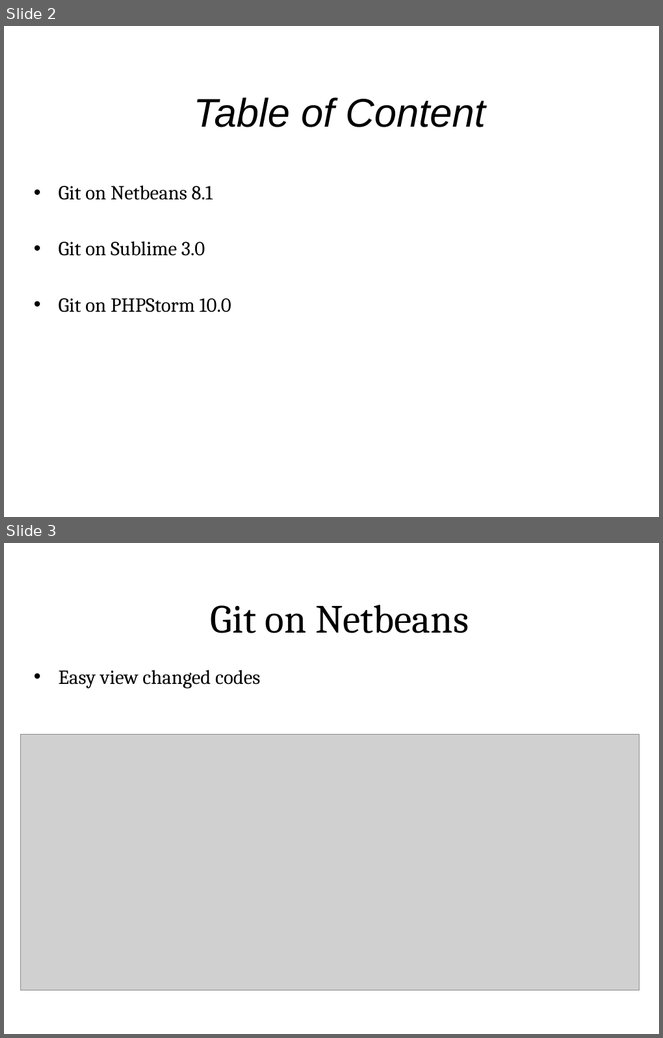
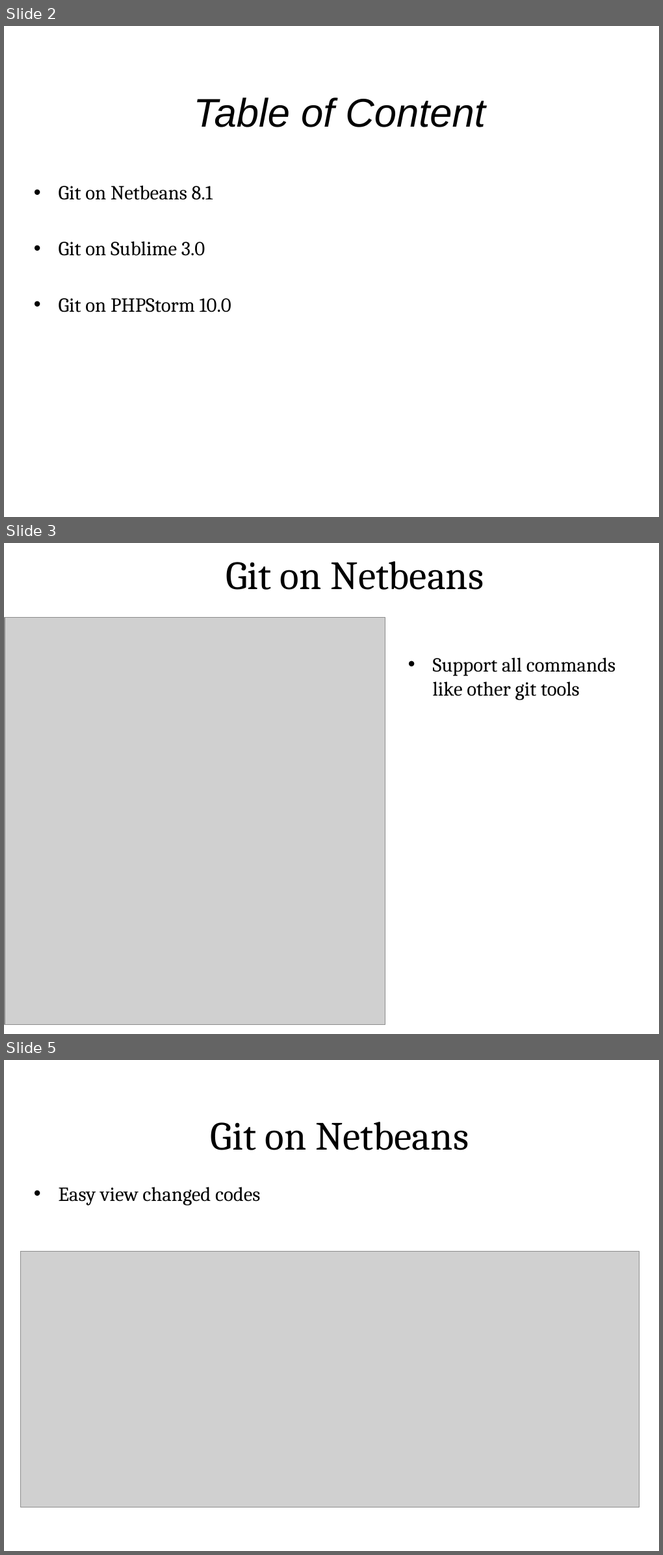
Before and after one commit to sonvq-qsoftvn/Git-IDE-tool, a slide deck: QS_Training_GIT_IDE_Tool_SonVQ.pptx. Shown one above the other, each under a label of ours: slides 2 and 3 before the commit, slides 2, 3 and 5 after it; the slides between them are not shown. The pictures are 663x1038 and 663x1555 pixels, drawn with LibreOffice and Linux fonts; fonts in the diff are those of the drawing; grey boxes stand for pictures; background and template pictures are left out. Boxes give left, top, right and bottom in pixels: in the first picture for what was removed or moved away, otherwise in the second. Text is boxed around its words. In the diff, an @@ line names an element or a change of style, - is before the commit and + after.

Commit message:
commit update slide

```diff
--- a/QS_Training_GIT_IDE_Tool_SonVQ.pptx
+++ b/QS_Training_GIT_IDE_Tool_SonVQ.pptx
@@ slide 3 added at <box>4,543,659,1034</box>, background picture (left out) @@
@@ title added at <box>226,561,484,590</box>, 44 pt, text #000000 @@
+Git on Netbeans
@@ picture added at <box>5,617,386,1025</box> @@
@@ text added at <box>433,657,616,700</box>, 22 pt, text #000000 @@
+• Support all commands like other git tools
@@ what was slide 3 is now slide 5 @@
```
Also in this commit, not shown: 1 other slide added.
